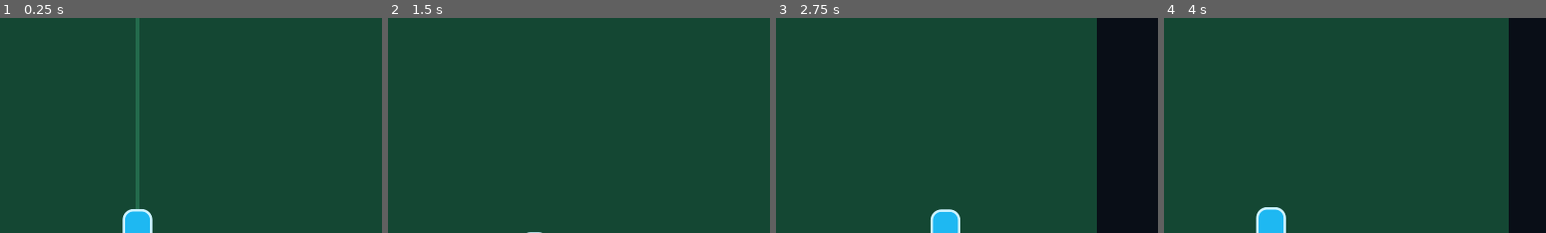
Above: before the commit, frames 1-4 (left to right).
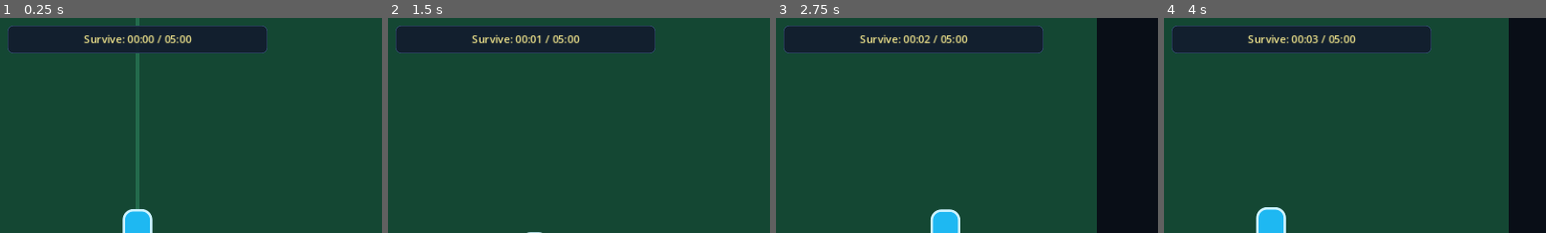
Above: after the commit, the same moments.

Repository: bulmaspanties/Football-Survivation
Game: Godot game, scene res://scenes/Main.tscn
Same seed, same stepped clock (60 frames per second), same inputs: the game is played once before the commit and once after it.
Inputs:
- Up to frame 1 (0.25 s): no input
- Up to frame 2 (1.5 s): tap Enter at 0.5 s; hold D (move_right) 0.53-1.28 s; hold S (move_down) from 1.28 s (still down)
- Up to frame 3 (2.75 s): release S (move_down) at 2.03 s; hold D (move_right) from 2.03 s (still down)
- Up to frame 4 (4 s): release D (move_right) at 2.78 s; hold W (move_up) 2.78-3.53 s; hold A (move_left) from 3.53 s (still down)
The pictures show only the part of the screen within x 32-82%, y 1-51%; the shares and areas given below are measured in that part.

The runs differ from the first frame. In frame 1, 8.7% of the frame differs, in the area x 2-70%, y 3-17%; in frame 2, 8.7%; in frame 3, 8.7%; in frame 4, 8.7%.

Commit message:
Add structured survival runs
Co-authored-by: Copilot App <223556219+Copilot@users.noreply.github.com>

Diff:
--- a/scenes/Main.tscn
+++ b/scenes/Main.tscn
@@ -47,6 +47,18 @@
 corner_radius_bottom_right = 10
 corner_radius_bottom_left = 10
 
+[sub_resource type="StyleBoxFlat" id="StyleBoxFlat_victory"]
+bg_color = Color(0.05, 0.2, 0.12, 0.96)
+border_width_left = 2
+border_width_top = 2
+border_width_right = 2
+border_width_bottom = 2
+border_color = Color(0.35, 0.95, 0.55, 1)
+corner_radius_top_left = 10
+corner_radius_top_right = 10
+corner_radius_bottom_right = 10
+corner_radius_bottom_left = 10
+
 [node name="Main" type="Node2D"]
 script = ExtResource("4_main")
 
@@ -125,6 +137,24 @@
 offset_bottom = 34.0
 theme_override_colors/font_color = Color(0.82, 0.96, 0.86, 1)
 text = "Health: 100 / 100"
+vertical_alignment = 1
+
+[node name="SurvivalPanel" type="Panel" parent="HUD"]
+offset_left = 380.0
+offset_top = 20.0
+offset_right = 772.0
+offset_bottom = 62.0
+mouse_filter = 2
+theme_override_styles/panel = SubResource("StyleBoxFlat_info")
+
+[node name="SurvivalLabel" type="Label" parent="HUD/SurvivalPanel"]
+offset_left = 12.0
+offset_top = 8.0
+offset_right = 380.0
+offset_bottom = 34.0
+theme_override_colors/font_color = Color(0.95, 0.9, 0.55, 1)
+text = "Survive: 00:00 / 05:00"
+horizontal_alignment = 1
 vertical_alignment = 1
 
 [node name="ExperiencePanel" type="Panel" parent="HUD"]
@@ -203,3 +233,39 @@
 text = "GAME OVER\nThe arena got you."
 horizontal_alignment = 1
 vertical_alignment = 1
+
+[node name="RestartButton" type="Button" parent="HUD/GameOverPanel"]
+offset_left = 75.0
+offset_top = 88.0
+offset_right = 225.0
+offset_bottom = 124.0
+process_mode = 3
+text = "Restart Run"
+
+[node name="VictoryPanel" type="Panel" parent="HUD"]
+visible = false
+process_mode = 3
+offset_left = 426.0
+offset_top = 220.0
+offset_right = 726.0
+offset_bottom = 428.0
+mouse_filter = 1
+theme_override_styles/panel = SubResource("StyleBoxFlat_victory")
+
+[node name="Label" type="Label" parent="HUD/VictoryPanel"]
+offset_left = 20.0
+offset_top = 24.0
+offset_right = 280.0
+offset_bottom = 82.0
+theme_override_colors/font_color = Color(0.82, 1, 0.86, 1)
+text = "VICTORY!\nYou survived the run."
+horizontal_alignment = 1
+vertical_alignment = 1
+
+[node name="RestartButton" type="Button" parent="HUD/VictoryPanel"]
+offset_left = 75.0
+offset_top = 128.0
+offset_right = 225.0
+offset_bottom = 164.0
+process_mode = 3
+text = "Play Again"
--- a/scripts/enemy.gd
+++ b/scripts/enemy.gd
@@ -15,6 +15,12 @@
 
 func _ready() -> void:
 	health = max_health
+
+func apply_pressure(multiplier: float) -> void:
+	speed *= multiplier
+	max_health *= multiplier
+	health = max_health
+	contact_damage *= multiplier
 
 func _physics_process(delta: float) -> void:
 	_contact_cooldown_remaining = maxf(_contact_cooldown_remaining - delta, 0.0)
--- a/scripts/enemy_spawner.gd
+++ b/scripts/enemy_spawner.gd
@@ -8,6 +8,7 @@
 @export var spawn_y := 270.0
 
 var _spawn_timer := 0.0
+var pressure := 1.0
 
 func _ready() -> void:
 	_spawn_timer = spawn_interval
@@ -28,8 +29,14 @@
 	if enemy == null:
 		return
 	enemy.position = _perimeter_position()
+	enemy.apply_pressure(pressure)
 	enemy.add_to_group("enemy")
 	get_parent().add_child(enemy)
+
+func set_pressure(value: float) -> void:
+	pressure = maxf(value, 1.0)
+	spawn_interval = maxf(2.5 / pressure, 0.65)
+	max_enemies = 12 + int((pressure - 1.0) * 10.0)
 
 func _perimeter_position() -> Vector2:
 	var edge := randi() % 4
--- a/scripts/main.gd
+++ b/scripts/main.gd
@@ -1,8 +1,12 @@
 extends Node2D
+
+const RUN_DURATION_SECONDS := 300.0
+const ESCALATION_START_SECONDS := 30.0
 
 @onready var player: Player = $Player
 @onready var health_label: Label = $HUD/HealthPanel/HealthLabel
 @onready var experience_label: Label = $HUD/ExperiencePanel/ExperienceLabel
+@onready var survival_label: Label = $HUD/SurvivalPanel/SurvivalLabel
 @onready var upgrade_panel: Panel = $HUD/UpgradePanel
 @onready var upgrade_title: Label = $HUD/UpgradePanel/UpgradeTitle
 @onready var upgrade_buttons: Array[Button] = [
@@ -11,6 +15,11 @@
 	$HUD/UpgradePanel/UpgradeButton3,
 ]
 @onready var game_over_panel: Panel = $HUD/GameOverPanel
+@onready var victory_panel: Panel = $HUD/VictoryPanel
+@onready var enemy_spawner: EnemySpawner = $EnemySpawner
+
+var survival_time := 0.0
+var run_finished := false
 
 const UPGRADE_OPTIONS := [
 	{"id": "football_damage", "label": "Powerful kicks (+8 football damage)"},
@@ -25,8 +34,24 @@
 	player.experience_changed.connect(_on_player_experience_changed)
 	player.level_up.connect(_on_player_level_up)
 	player.died.connect(_on_player_died)
+	$HUD/GameOverPanel/RestartButton.pressed.connect(_restart_run)
+	$HUD/VictoryPanel/RestartButton.pressed.connect(_restart_run)
 	for index in upgrade_buttons.size():
 		upgrade_buttons[index].pressed.connect(_on_upgrade_selected.bind(index))
+
+func _process(delta: float) -> void:
+	if run_finished:
+		return
+	survival_time = minf(survival_time + delta, RUN_DURATION_SECONDS)
+	survival_label.text = "Survive: %s / %s" % [_format_time(survival_time), _format_time(RUN_DURATION_SECONDS)]
+	var pressure := 1.0 + maxf(survival_time - ESCALATION_START_SECONDS, 0.0) / RUN_DURATION_SECONDS
+	enemy_spawner.set_pressure(pressure)
+	if survival_time >= RUN_DURATION_SECONDS:
+		_finish_victory()
+
+func _format_time(seconds: float) -> String:
+	var whole_seconds := int(seconds)
+	return "%02d:%02d" % [whole_seconds / 60, whole_seconds % 60]
 
 func _on_player_health_changed(current_health: float, maximum_health: float) -> void:
 	health_label.text = "Health: %d / %d" % [current_health, maximum_health]
@@ -53,7 +78,20 @@
 	get_tree().paused = false
 
 func _on_player_died() -> void:
-	$EnemySpawner.set_process(false)
+	run_finished = true
+	enemy_spawner.set_process(false)
 	upgrade_panel.visible = false
 	get_tree().paused = false
 	game_over_panel.visible = true
+
+func _finish_victory() -> void:
+	run_finished = true
+	enemy_spawner.set_process(false)
+	player.set_physics_process(false)
+	upgrade_panel.visible = false
+	victory_panel.visible = true
+	get_tree().paused = true
+
+func _restart_run() -> void:
+	get_tree().paused = false
+	get_tree().reload_current_scene()
Not shown, changed: README.md
